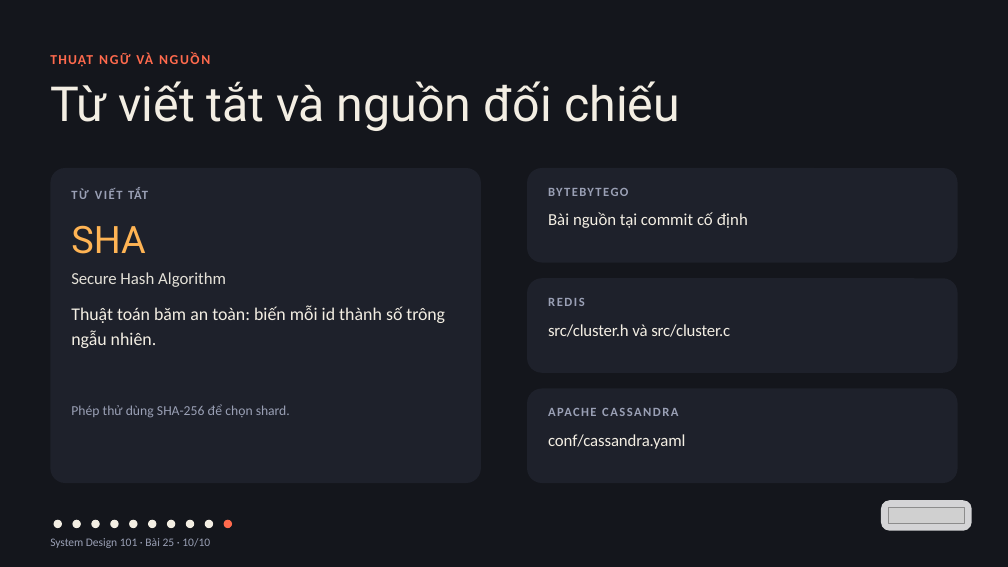
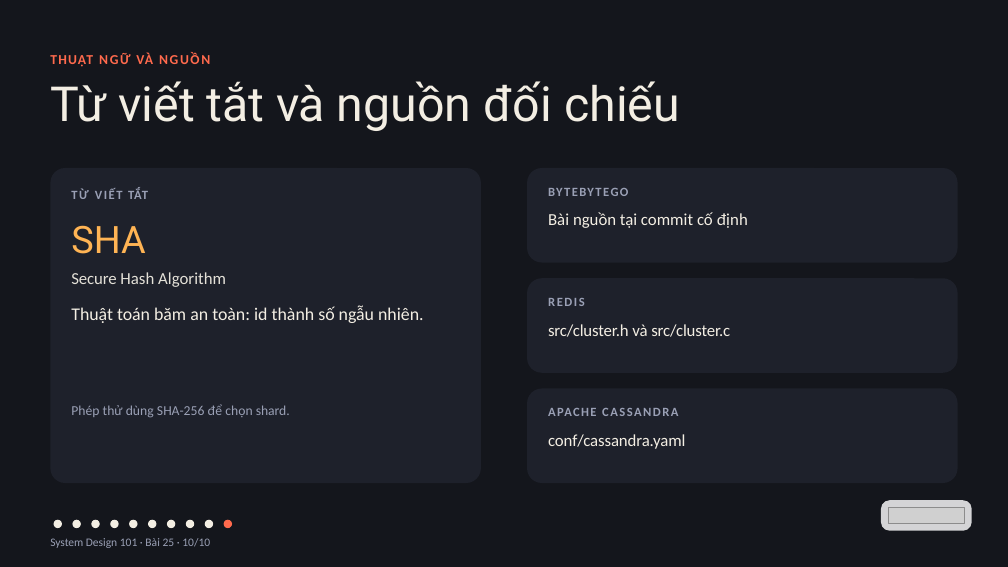
Before and after one commit to vohoailinh90/tool-marketing-studio, a slide deck: slide 10 of system-design-101/vi/lessons/sd-04-025/slides/sd-04-025.pptx. Drawn at 1008x567 pixels with LibreOffice and Linux fonts; fonts in the diff are those of the drawing; grey boxes stand for pictures. Boxes give left, top, right and bottom in pixels: in the first picture for what was removed or moved away, otherwise in the second. Text is boxed around its words. In the diff, an @@ line names an element or a change of style, - is before the commit and + after.

```diff
--- a/system-design-101/vi/lessons/sd-04-025/slides/sd-04-025.pptx
+++ b/system-design-101/vi/lessons/sd-04-025/slides/sd-04-025.pptx
@@ text at (71,306,424,323): text changed @@
-Thuật toán băm an toàn: biến mỗi id thành số trông ngẫu nhiên.
+Thuật toán băm an toàn: id thành số ngẫu nhiên.
```
Also in this commit, not shown: 5 other slides changed, 4 other files.
